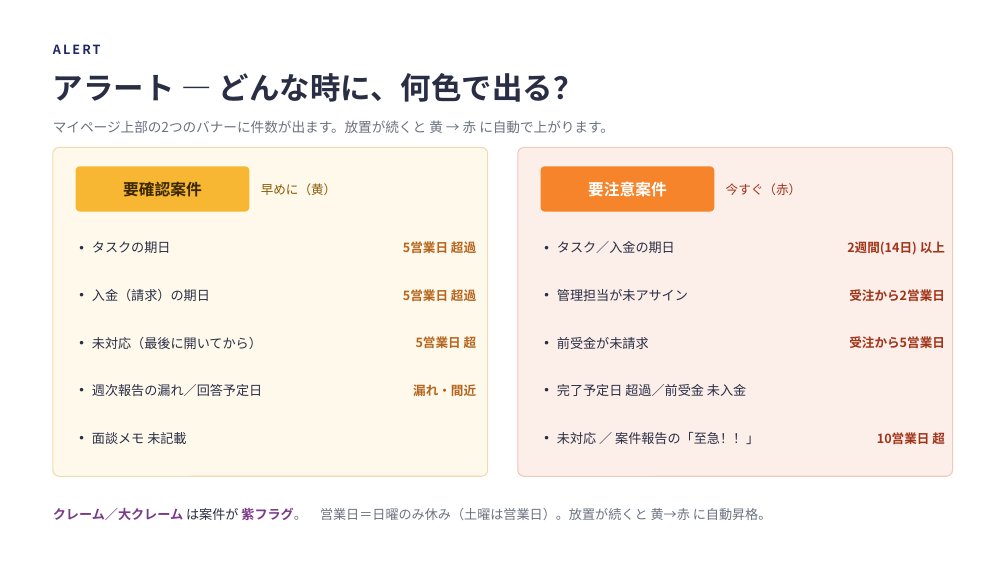
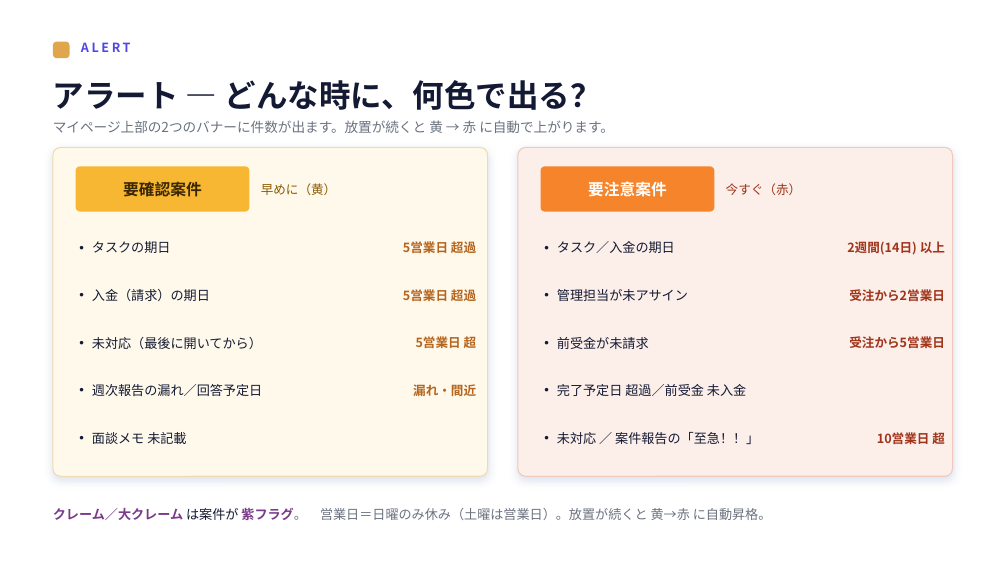
Before and after one commit to IVipcy/SouzokPlatform, a slide deck: slide 14 of docs/新システム移行説明会_rev2.pptx. Drawn at 1008x567 pixels with LibreOffice and Linux fonts; fonts in the diff are those of the drawing. Boxes give left, top, right and bottom in pixels: in the first picture for what was removed or moved away, otherwise in the second. Text is boxed around its words. In the diff, an @@ line names an element or a change of style, - is before the commit and + after.

Commit message:
移行説明会rev2 デザイン刷新：テキスト羅列をやめ、feature系スライドを「番号タイル＋ポイントカード」に。全カードにソフトシャドウ、見出しはゴールドアクセント＋インディゴのキッカー、画面イメージ枠も角丸＋影で整理。共通ヘルパー刷新で全22枚を一括底上げ。

```diff
--- a/docs/新システム移行説明会_rev2.pptx
+++ b/docs/新システム移行説明会_rev2.pptx
@@ rounded rectangle added at <box>53,42,70,58</box>, fill #E0A64B @@
@@ text "ALERT": place and size @@
-text "ALERT" at <box>53,44,101,54</box>
+text "ALERT" at <box>81,42,131,52</box>
@@ text "ALERT" at <box>81,42,131,52</box>: text colour #1E2761 to #4F46E5, letter spacing 2 to 2.5 pt @@
@@ text "アラート — どんな時に、何色で出る？": place and size @@
-text "アラート — どんな時に、何色で出る？" at <box>53,73,584,102</box>
+text "アラート — どんな時に、何色で出る？" at <box>53,80,602,110</box>
@@ text "アラート — どんな時に、何色で出る？" at <box>53,80,602,110</box>: size 29 to 30 pt, text colour #2A2E45 to #141A33 @@
@@ rounded rectangle at <box>53,147,488,476</box>: shadow on; proportions changed @@
@@ rounded rectangle at <box>518,147,953,476</box>: shadow on; proportions changed @@
@@ text colour #2A2E45 to #141A33 in 10 elements at <box>92,241,171,253</box>, <box>92,289,210,301</box>, <box>92,337,262,349</box>, <box>92,384,262,396</box>, <box>92,432,186,444</box>, <box>557,241,675,253</box>, <box>557,289,688,301</box>, <box>557,337,649,349</box>, <box>557,384,746,396</box>, <box>557,432,759,444</box> @@
@@ text "クレーム／大クレーム は案件が 紫フラグ。 営業日＝日曜のみ休み（土曜は営業日）。放置が続くと 黄→赤 ..." at <box>53,508,772,520</box>: text colour #2A2E45 to #141A33 in "は案件が" @@
```
Also in this commit, not shown: 21 other slides changed.
